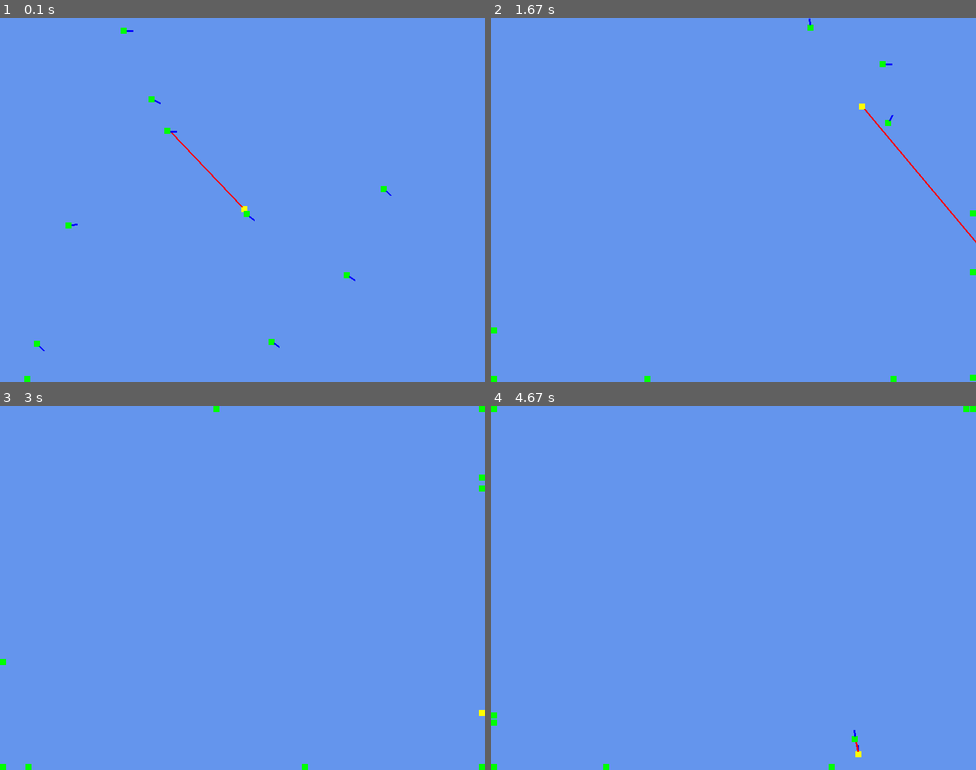
Above: before the commit, frames 1-4 (two rows, left to right).
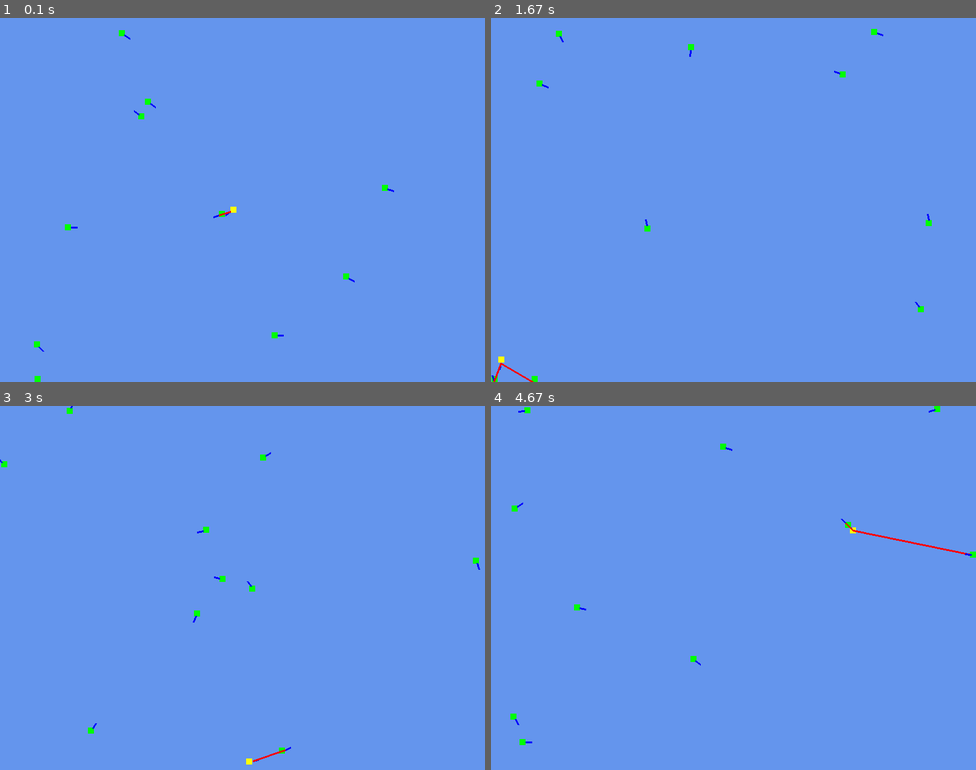
Above: after the commit, the same moments.

Repository: Luke-Hrovat-UCCS/GDD3400AI
Game: pygame game, started from A2/Moving Agents/Moving Agents/Moving_Agents.py
The game is run twice, just before and just after one commit, with the same random seed, the same clock (stepped at 60 frames per second) and the same inputs.
Inputs:
- Up to frame 1 (0.1 s): no input
- Up to frame 2 (1.67 s): no input
- Up to frame 3 (3 s): no input
- Up to frame 4 (4.67 s): no input

The runs differ from the first frame. In frame 1, 0.5% of the frame differs, in the area x 5-82%, y 2-100%; in frame 2, 0.7%, in the area x 0-100%, y 0-100%; in frame 3, 0.5%; in frame 4, 0.6%.

Commit message:
finished a2

Diff:
--- a/A2/Moving Agents/Moving Agents/Enemy.py
+++ b/A2/Moving Agents/Moving Agents/Enemy.py
@@ -46,23 +46,35 @@
             return
         #if player is in range RUN AWAY
         #calculate vector from player to enemy
-        playerDist = Vector.Vector(player.center[0],player.center[1])
-        playerDist.__add__(Vector.Vector(self.center[0],self.center[1]))
+        playerDist = Vector.Vector(self.center[0],self.center[1])
+        playerDist.__sub__(Vector.Vector(player.center[0],player.center[1]))
 
+        d= ((player.center[0]-self.center[0])**2+(player.center[1]-self.center[1])**2)**.5
         #if length of that vector is less than the aggro range of the enemy, run away
-        if(playerDist.length() < Constants.AGGRO_RANGE):
+        if(d < Constants.AGGRO_RANGE):
             #set velocity to the player vector and normalize
             self.__velo = playerDist.normalize()
-
+            self.target = player
+            #change direction if near the edge
+            if (self.__pos.a + self.__velo.a < 0 or self.__pos.a + self.__velo.a > Constants.WORLD_WIDTH):
+                self.__velo.a = -self.__velo.a
+            if (self.__pos.b + self.__velo.b < 0 or self.__pos.b + self.__velo.b > Constants.WORLD_HEIGHT):
+                self.__velo.b = -self.__velo.b
             #update position
             self.__pos.__add__(self.__velo.scale(Constants.ENEMY_SPEED))
-            self.target = player
+
         else:
+            self.target = None
             #randomly wander a little bit
             self.__velo.a +=  (random.randrange(-Constants.ENEMY_WANDER_RANGE,Constants.ENEMY_WANDER_RANGE )/Constants.FRAME_RATE)
             self.__velo.b +=  (random.randrange(-Constants.ENEMY_WANDER_RANGE,Constants.ENEMY_WANDER_RANGE )/Constants.FRAME_RATE)
             self.__velo = self.__velo.normalize()
 
+            #change direction if near the edge
+            if (self.__pos.a + self.__velo.a < 0 or self.__pos.a + self.__velo.a > Constants.WORLD_WIDTH):
+                self.__velo.a = -self.__velo.a
+            if (self.__pos.b + self.__velo.b < 0 or self.__pos.b + self.__velo.b > Constants.WORLD_HEIGHT):
+                self.__velo.b = -self.__velo.b
             #update position
             self.__pos.__add__(self.__velo.scale(Constants.ENEMY_SPEED))
         #update center
Not shown, added: A2/lhrovat_MovingAgents.zip
